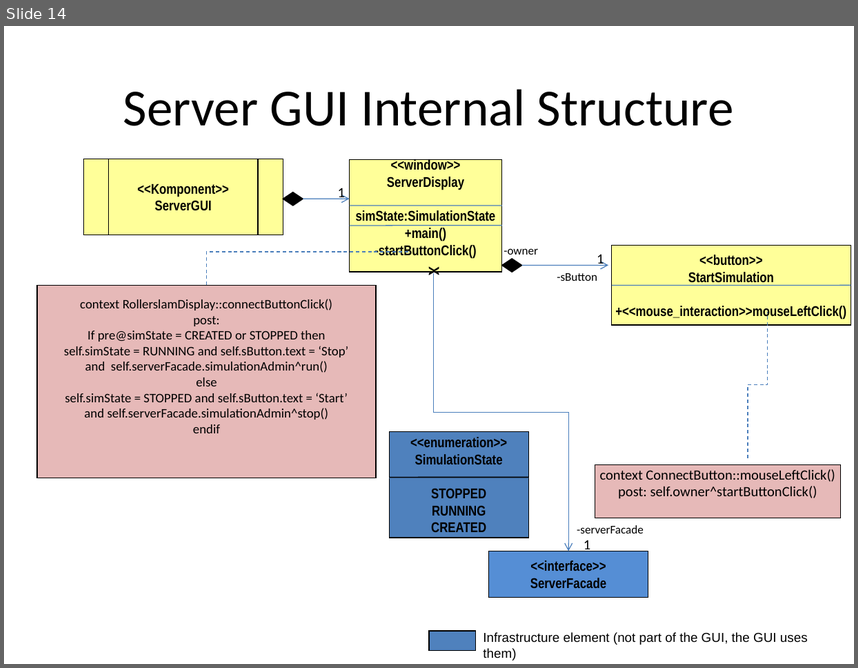
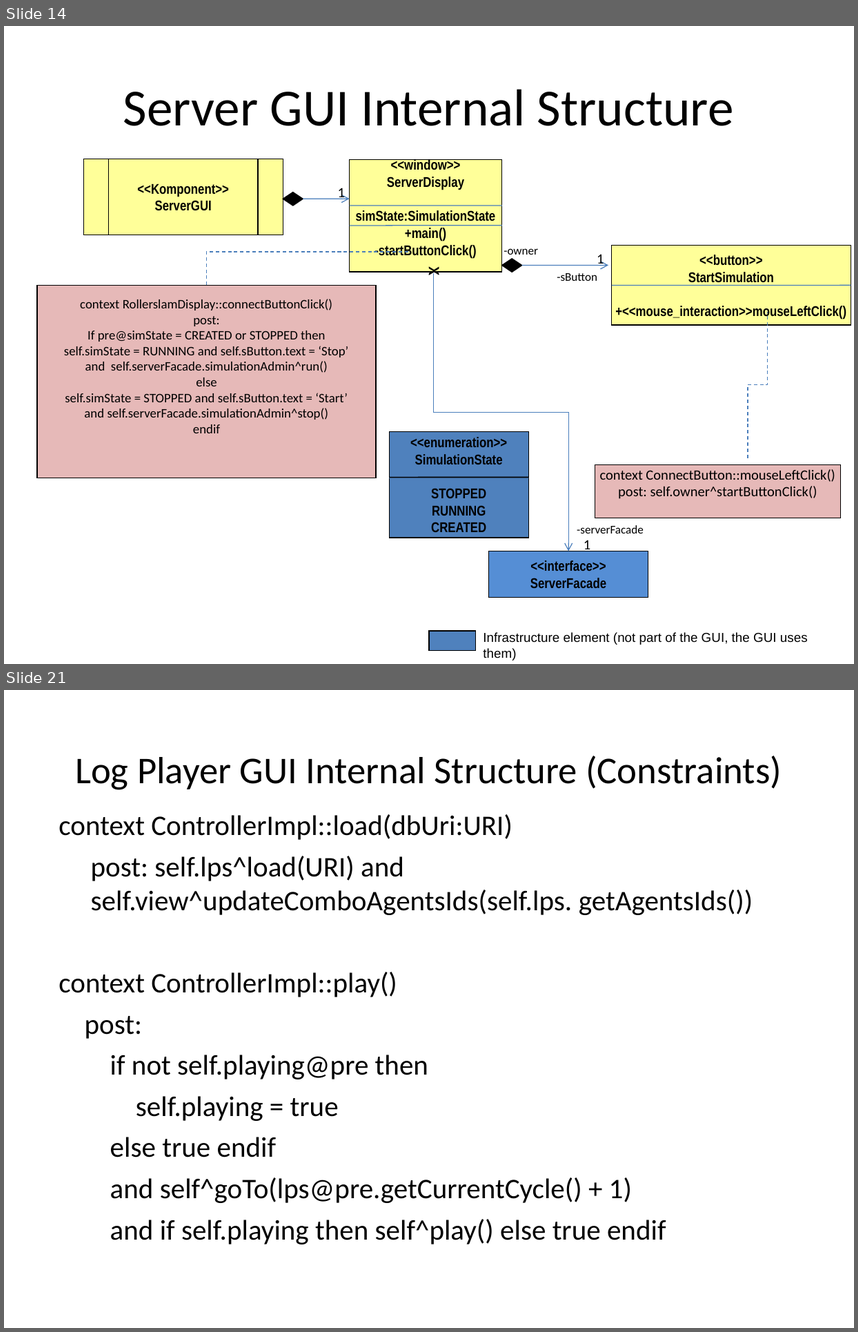
Before and after one commit to krishprince/rollerslam, a slide deck: docs/GUI/GUIModels.ppt. Shown one above the other, each under a label of ours: slide 14 before the commit, slides 14 and 21 after it; the slides between them are not shown. The pictures are 858x668 and 858x1332 pixels, drawn with LibreOffice and Linux fonts; fonts in the diff are those of the drawing. Boxes give left, top, right and bottom in pixels: in the first picture for what was removed or moved away, otherwise in the second. Text is boxed around its words. In the diff, an @@ line names an element or a change of style, - is before the commit and + after.

Commit message:
Log player GUI models.

```diff
--- a/docs/GUI/GUIModels.ppt
+++ b/docs/GUI/GUIModels.ppt
@@ slide 21 added at <box>4,690,854,1328</box>, background #FFFFFF @@
@@ title added at <box>75,756,782,790</box>, 32 pt, text #000000 @@
+Log Player GUI Internal Structure (Constraints)
@@ text added at <box>59,814,753,1244</box>, 24 pt, text #000000 @@
+context ControllerImpl::load(dbUri:URI)
+post: self.lps^load(URI) and self.view^updateComboAgentsIds(self.lps. getAgentsIds())
+context ControllerImpl::play()
+post:
+if not self.playing@pre then
+self.playing = true
+else true endif
+and self^goTo(lps@pre.getCurrentCycle() + 1)
+and if self.playing then self^play() else true endif
```
Also in this commit, not shown: 2 slides changed, 10 other slides added.
